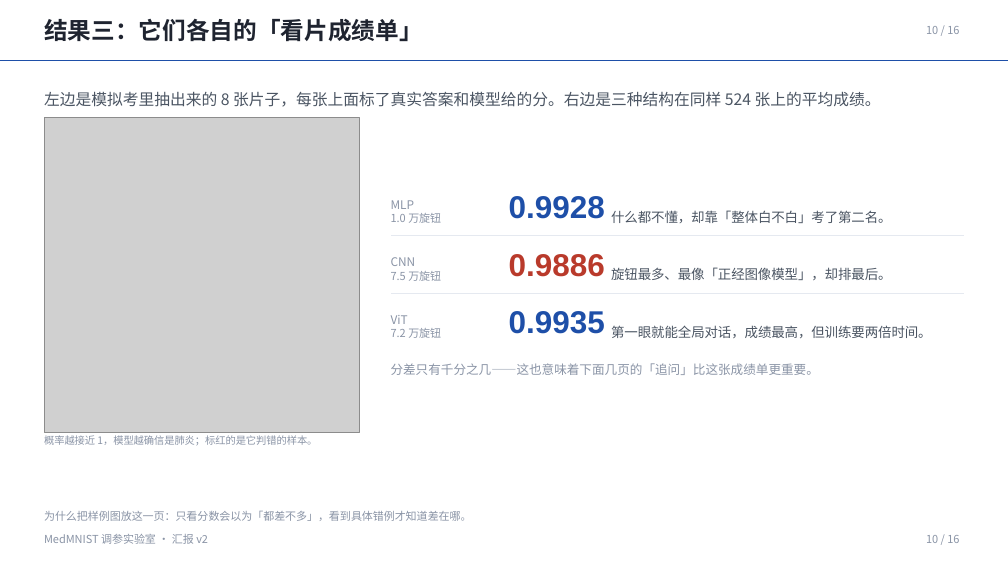
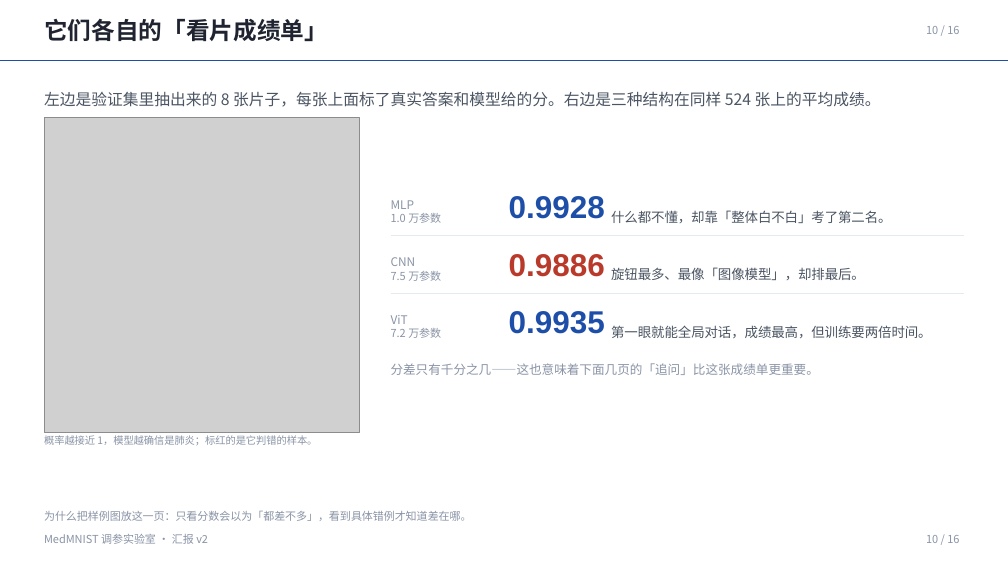
Before and after one commit to via453/medmnist-tuning-lab, a slide deck: slide 10 of MedMNIST调参实验室_汇报_v3/MedMNIST调参实验室_汇报_v3.pptx. Drawn at 1008x567 pixels with LibreOffice and Linux fonts; fonts in the diff are those of the drawing; grey boxes stand for pictures. Boxes give left, top, right and bottom in pixels: in the first picture for what was removed or moved away, otherwise in the second. Text is boxed around its words. In the diff, an @@ line names an element or a change of style, - is before the commit and + after.

```diff
--- a/MedMNIST调参实验室_汇报_v3/MedMNIST调参实验室_汇报_v3.pptx
+++ b/MedMNIST调参实验室_汇报_v3/MedMNIST调参实验室_汇报_v3.pptx
@@ text at (44, 19, 328, 41): text changed @@
-结果三：它们各自的「看片成绩单」
+它们各自的「看片成绩单」
@@ text at (44, 92, 881, 107): text changed @@
-左边是模拟考里抽出来的 8 张片子，每张上面标了真实答案和模型给的分。右边是三种结构在同样 524 张上的平均成绩。
+左边是验证集里抽出来的 8 张片子，每张上面标了真实答案和模型给的分。右边是三种结构在同样 524 张上的平均成绩。
@@ text at (391, 213, 441, 223): text changed @@
-1.0 万旋钮
+1.0 万参数
@@ text at (611, 267, 865, 280): text changed @@
-旋钮最多、最像「正经图像模型」，却排最后。
+旋钮最多、最像「图像模型」，却排最后。
@@ text at (391, 271, 441, 281): text changed @@
-7.5 万旋钮
+7.5 万参数
@@ text at (391, 328, 441, 338): text changed @@
-7.2 万旋钮
+7.2 万参数
```
Also in this commit, not shown: 8 other slides changed, 7 slides added, 7 slides removed, 7 other files.
